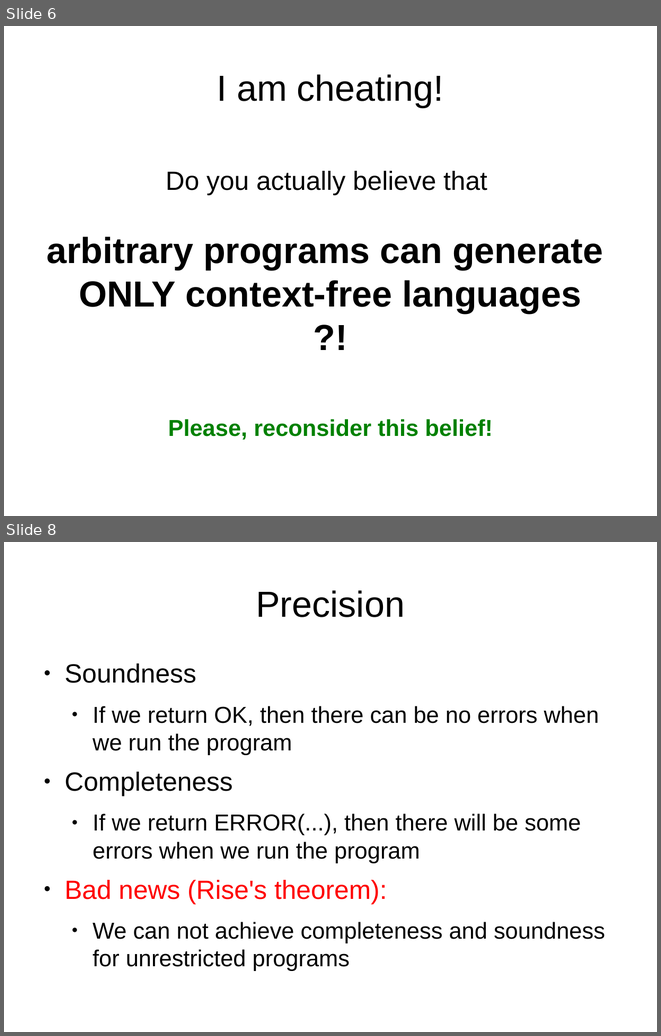
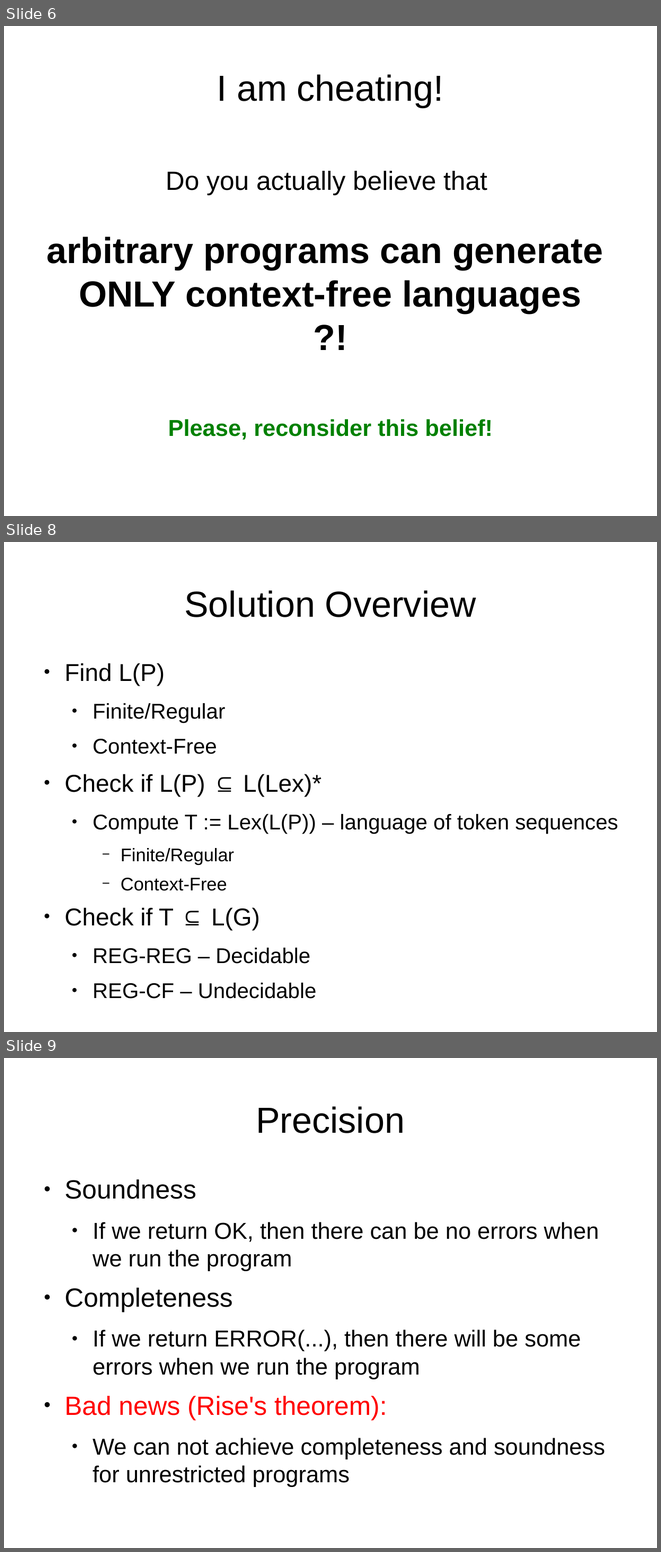
Before and after one commit to abreslav-from-google-code/abreslav, a slide deck: work/PL_Seminar/breslav_abstract_parsing.odp. Shown one above the other, each under a label of ours: slides 6 and 8 before the commit, slides 6, 8 and 9 after it; the slides between them are not shown. The pictures are 661x1036 and 661x1552 pixels, drawn with LibreOffice and Linux fonts; fonts in the diff are those of the drawing. Boxes give left, top, right and bottom in pixels: in the first picture for what was removed or moved away, otherwise in the second. Text is boxed around its words. In the diff, an @@ line names an element or a change of style, - is before the commit and + after.

```diff
--- a/work/PL_Seminar/breslav_abstract_parsing.odp
+++ b/work/PL_Seminar/breslav_abstract_parsing.odp
@@ slide 8 added at <box>4,542,657,1032</box>, background #FFFFFF @@
@@ title added at <box>184,590,476,617</box>, 44 pt, text #000000 @@
+Solution Overview
@@ text added at <box>64,663,618,963</box>, 25.9 pt, text #000000 @@
+● Find L(P)
+  ● Finite/Regular
+  ● Context-Free
+● Check if L(P) ⊆ L(Lex)*
+  ● Compute T := Lex(L(P)) – language of token sequences
+    − Finite/Regular
+    − Context-Free
+● Check if T ⊆ L(G)
+  ● REG-REG – Decidable
+  ● REG-CF – Undecidable
@@ what was slide 8 is now slide 9 @@
```
Also in this commit, not shown: 4 slides changed, 3 other slides added.
